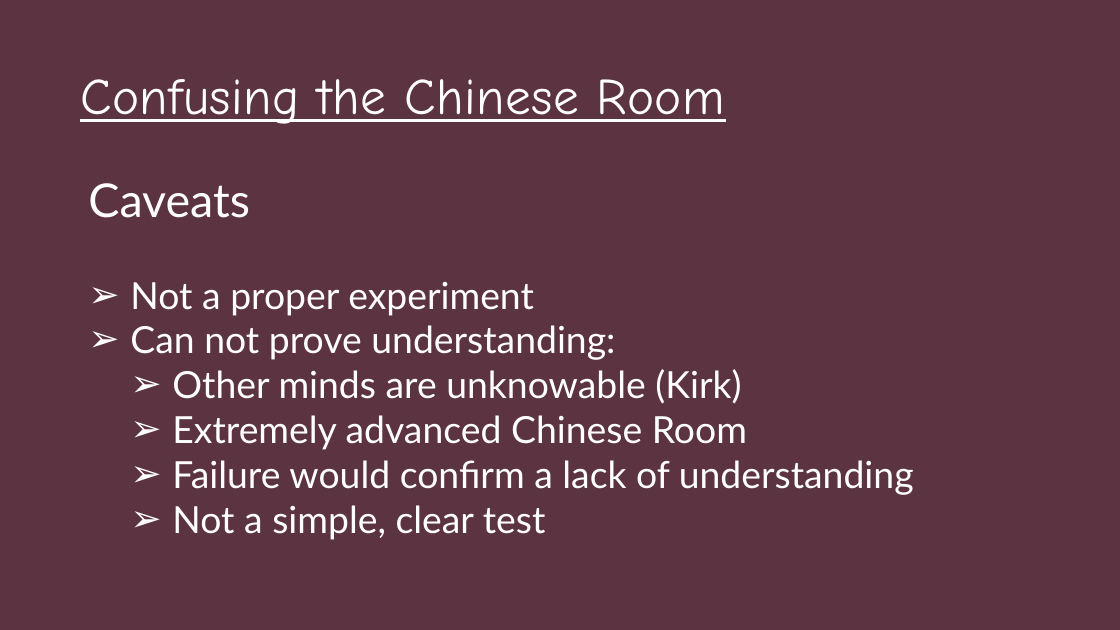
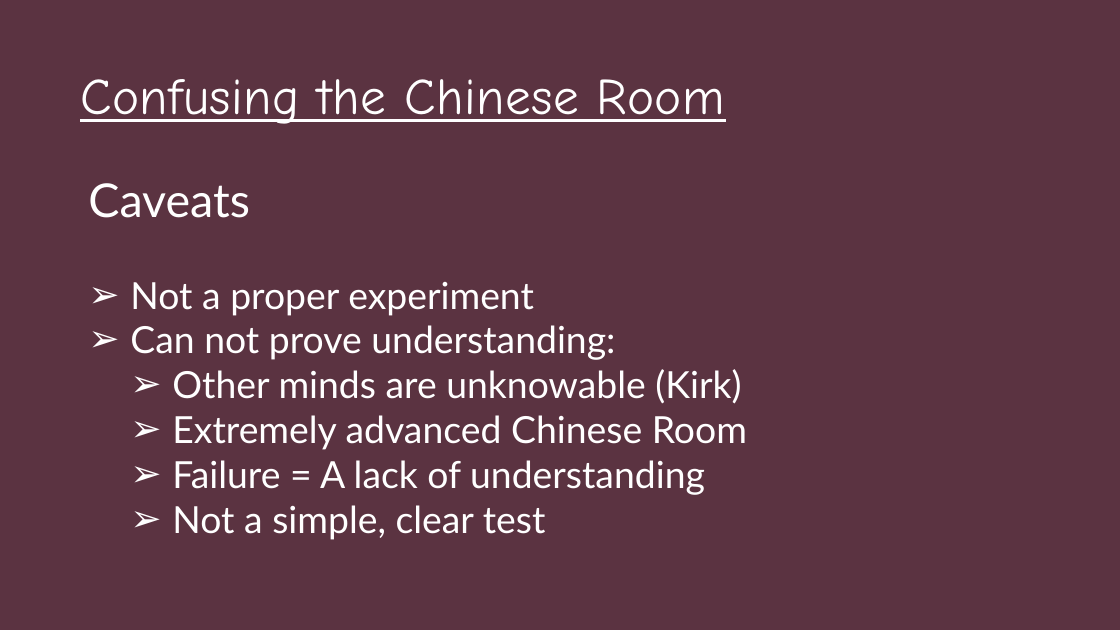
Before and after one commit to nickspeelman/CRA_bot, a slide deck: slide 18 of Causing Confusion in The Chinese Room.pptx. Drawn at 1120x630 pixels with LibreOffice and Linux fonts; fonts in the diff are those of the drawing. Boxes give left, top, right and bottom in pixels: in the first picture for what was removed or moved away, otherwise in the second. Text is boxed around its words. In the diff, an @@ line names an element or a change of style, - is before the commit and + after.

```diff
--- a/Causing Confusion in The Chinese Room.pptx
+++ b/Causing Confusion in The Chinese Room.pptx
@@ text at bbox=[172, 460, 705, 495]: text changed @@
-  ➢ Failure would confirm a lack of understanding
+  ➢ Failure = A lack of understanding
```
Also in this commit, not shown: 1 other slide changed, 1 slide added, 19 other files.
